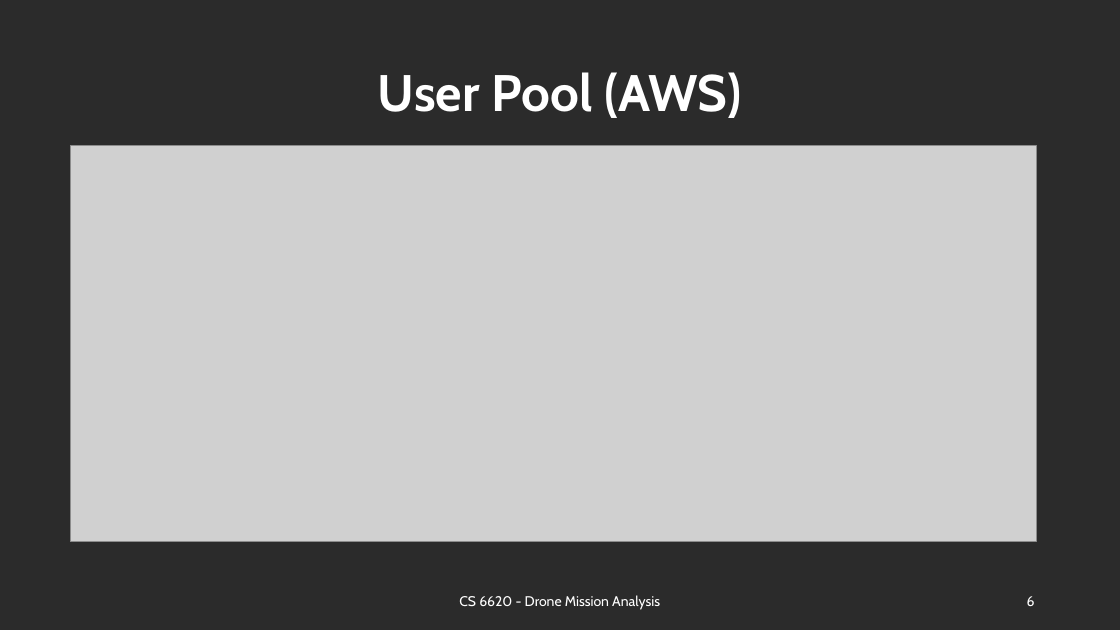
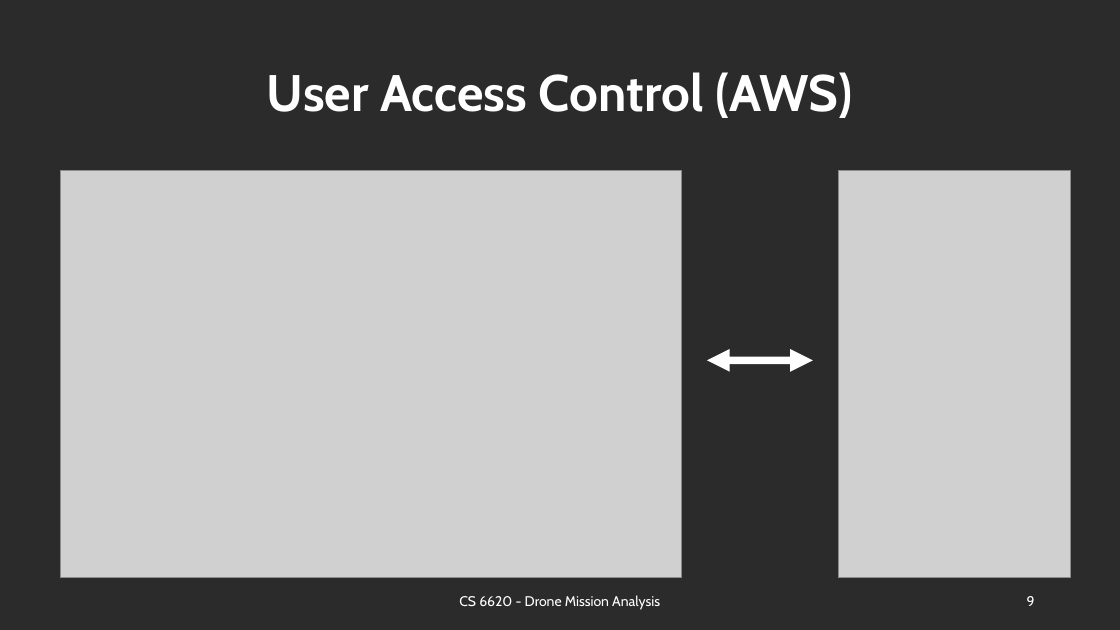
Before and after one commit to BU-NU-CLOUD-SP18/Drone-Mission-Analysis, a slide deck: slide 9 of presentations/Demo5.ppt (slide 6 before the commit). Drawn at 1120x630 pixels with LibreOffice and Linux fonts; fonts in the diff are those of the drawing; grey boxes stand for pictures; background and template pictures are left out; a plain dark background stands for a picture behind light text. Boxes give left, top, right and bottom in pixels: in the first picture for what was removed or moved away, otherwise in the second. Text is boxed around its words. In the diff, an @@ line names an element or a change of style, - is before the commit and + after.

```diff
--- a/presentations/Demo5.ppt
+++ b/presentations/Demo5.ppt
@@ title at box(267, 72, 852, 118): text changed @@
-User Pool (AWS)
+User Access Control (AWS)
@@ picture: place and size @@
-picture at box(71, 145, 1036, 542)
+picture at box(60, 170, 682, 577)
@@ picture added at box(838, 170, 1070, 578) @@
@@ double arrow added from (707, 360) to (813, 360), #FFFFFF 6.49 pt @@
@@ page number at box(1027, 596, 1035, 606): text changed @@
-6
+9
```
Also in this commit, not shown: 9 other slides changed, 3 slides added, 1 slide removed.
